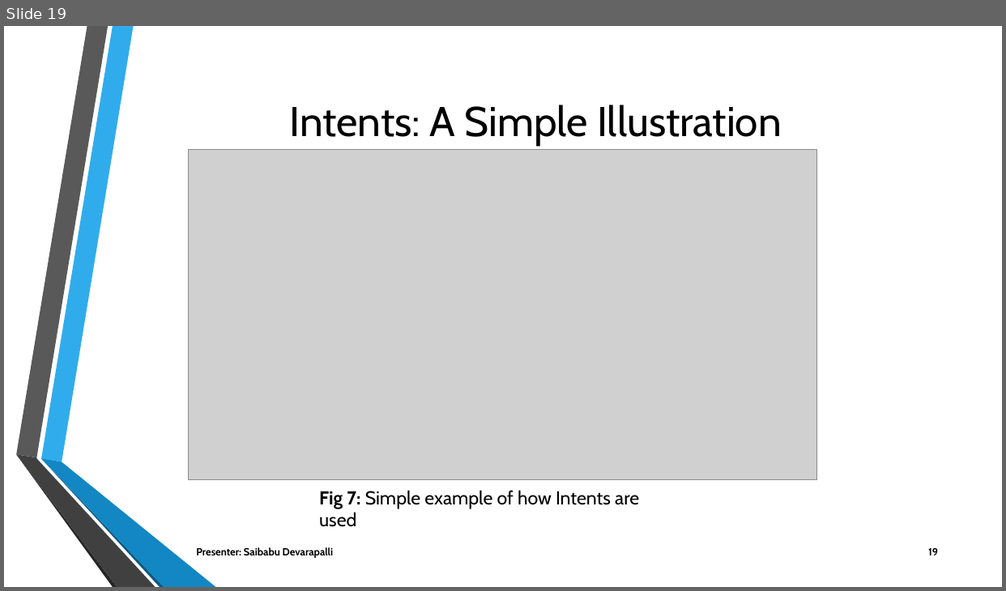
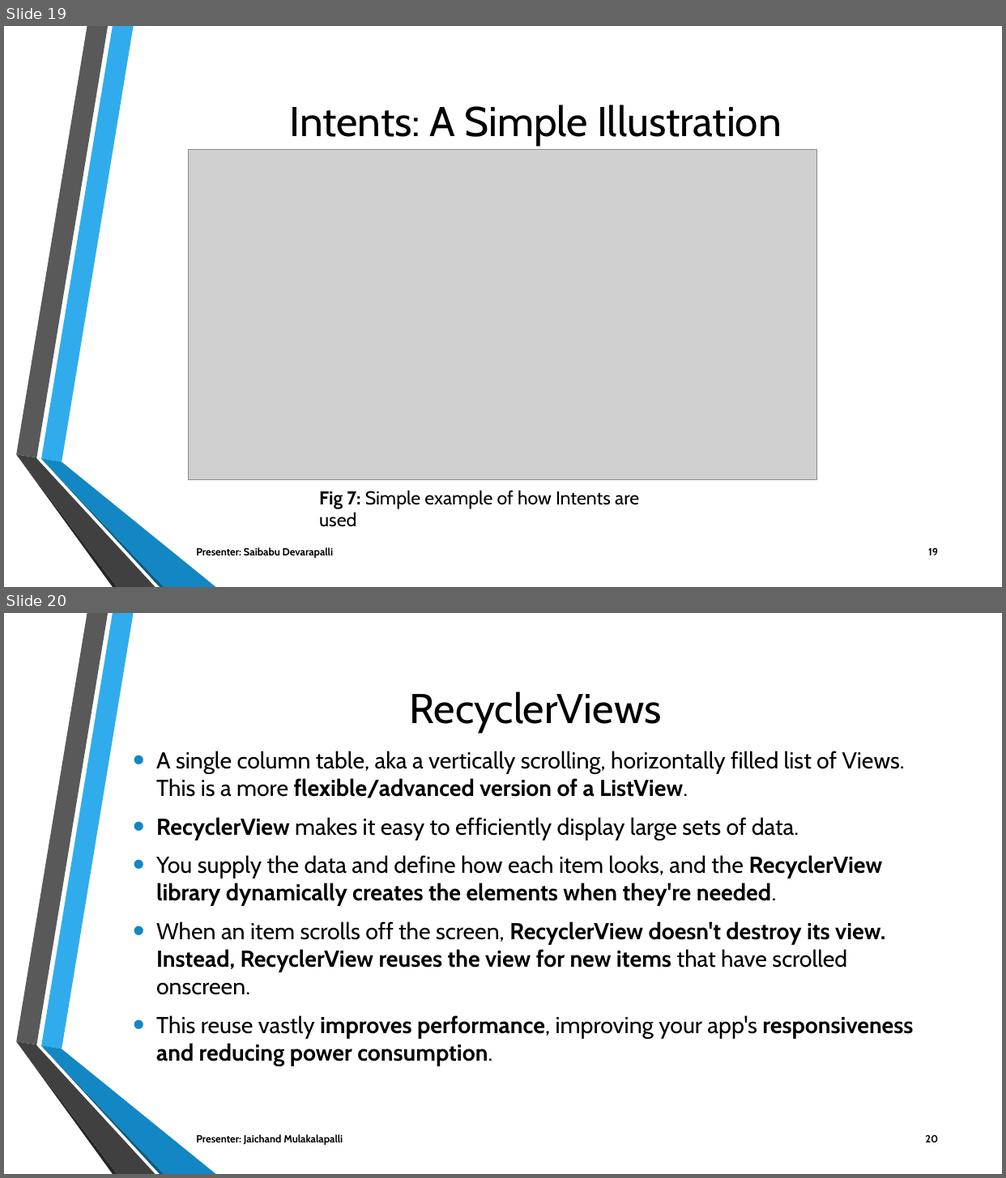
Before and after one commit to Sec03Team05Fall22GDP1/FreebiesforNewbies, a slide deck: Project_Files/Sprint10/FREEBIES FOR NEWBIES Workshop2.pptx. Shown one above the other, each under a label of ours: slide 19 before the commit, slides 19 and 20 after it. The pictures are 1006x591 and 1006x1178 pixels, drawn with LibreOffice and Linux fonts; fonts in the diff are those of the drawing; grey boxes stand for pictures; background and template pictures are left out. Boxes give left, top, right and bottom in pixels: in the first picture for what was removed or moved away, otherwise in the second. Text is boxed around its words. In the diff, an @@ line names an element or a change of style, - is before the commit and + after.

Commit message:
Updated Workshop2 Slides covering the assigned topics for Jaichand M

```diff
--- a/Project_Files/Sprint10/FREEBIES FOR NEWBIES Workshop2.pptx
+++ b/Project_Files/Sprint10/FREEBIES FOR NEWBIES Workshop2.pptx
@@ slide 20 added at (4,613,1002,1174), background picture (left out); not listed: 6 template elements that a slide beside it also shows @@
@@ title added at (410,692,662,731), 40 pt, text #000000 @@
+RecyclerViews
@@ text added at (156,751,913,1067), 22.2 pt, text #000000 @@
+• A single column table, aka a vertically scrolling, horizontally filled list of Views. This is a more flexible/advanced version of a ListView.
+• RecyclerView makes it easy to efficiently display large sets of data.
+• You supply the data and define how each item looks, and the RecyclerView library dynamically creates the elements when they're needed.
+• When an item scrolls off the screen, RecyclerView doesn't destroy its view. Instead, RecyclerView reuses the view for new items that have scrolled onscreen.
+• This reuse vastly improves performance, improving your app's responsiveness and reducing power consumption.
@@ text added at (196,1135,343,1145), 10 pt, text #000000, bold @@
+Presenter: Jaichand Mulakalapalli
@@ page number added at (925,1135,938,1143), 10 pt, text #000000, bold @@
+20
```
Also in this commit, not shown: 8 other slides added.
